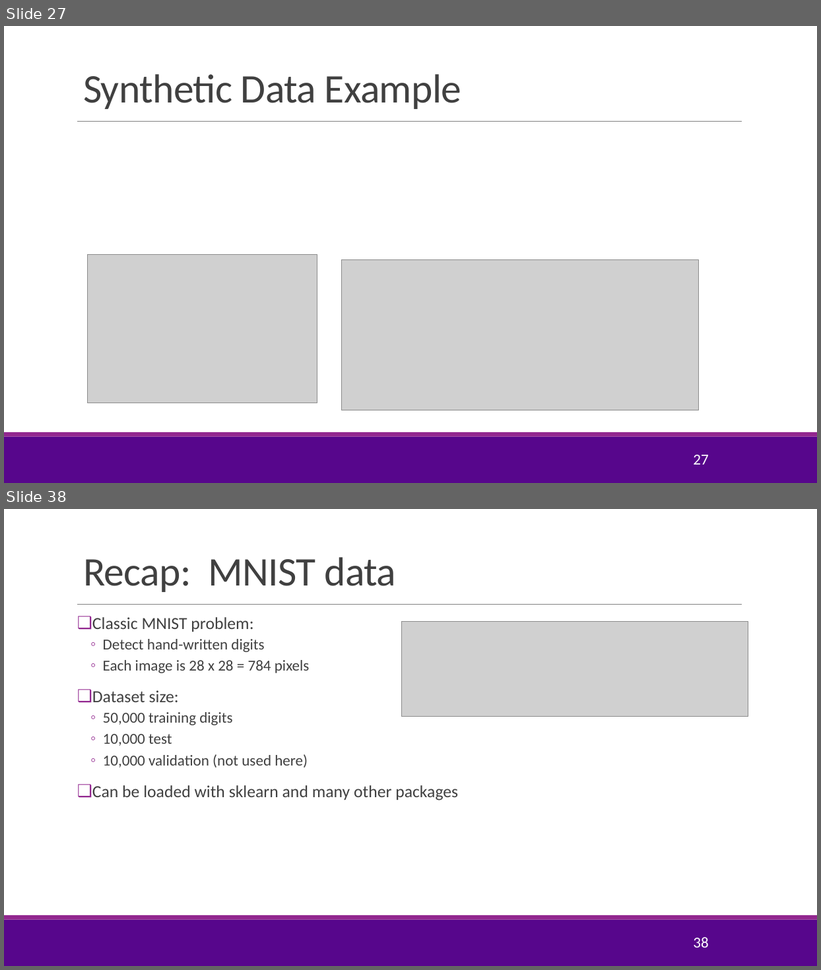
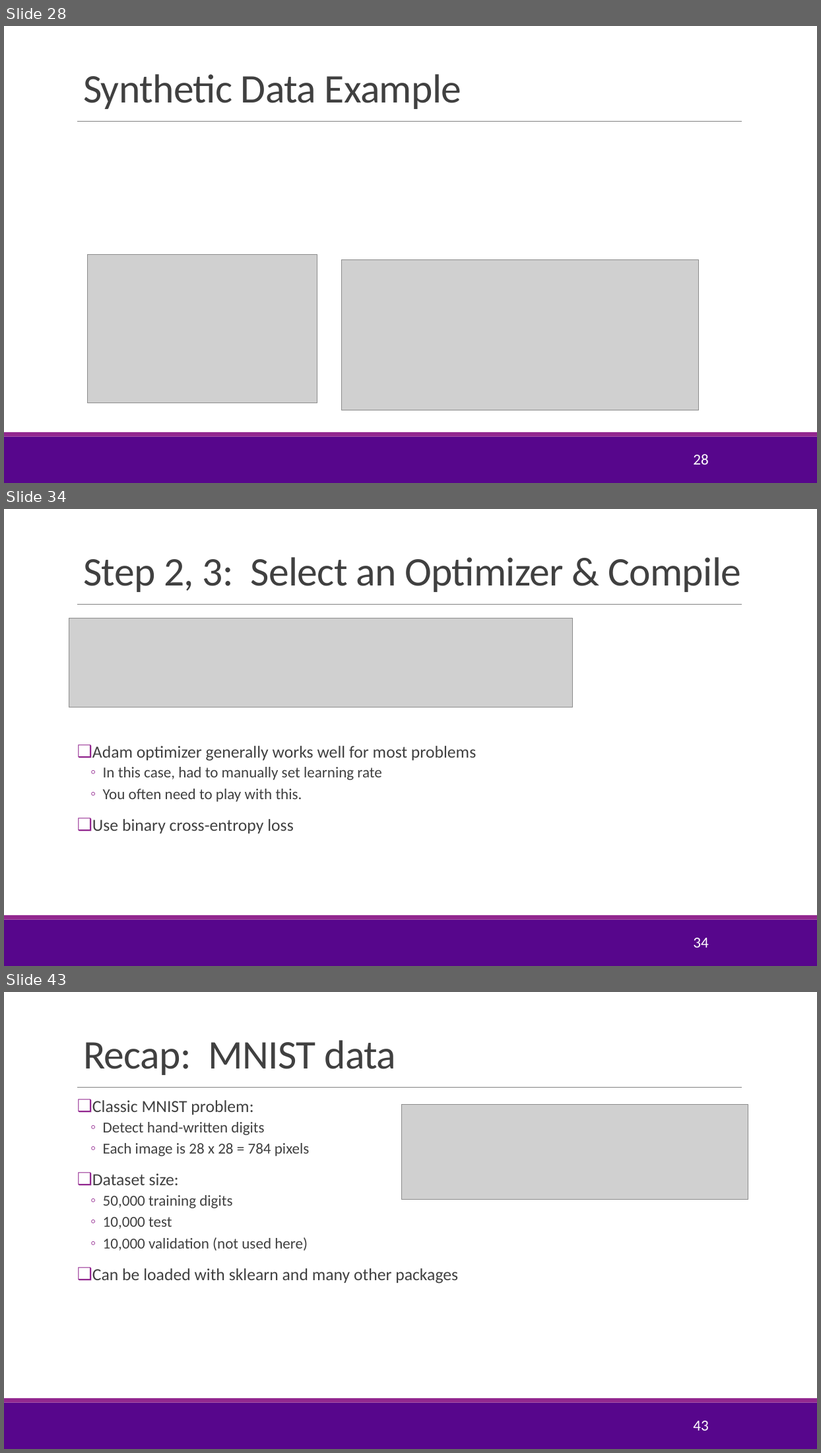
Before and after one commit to sdrangan/introml, a slide deck: lectures/Lect09_NeuralNet.pptx. Shown one above the other, each under a label of ours: slides 27 and 38 before the commit, slides 28, 34 and 43 after it; the slides between them are not shown. The pictures are 821x970 and 821x1453 pixels, drawn with LibreOffice and Linux fonts; fonts in the diff are those of the drawing; grey boxes stand for pictures; background and template pictures are left out. Boxes give left, top, right and bottom in pixels: in the first picture for what was removed or moved away, otherwise in the second. Text is boxed around its words. In the diff, an @@ line names an element or a change of style, - is before the commit and + after.

```diff
--- a/lectures/Lect09_NeuralNet.pptx
+++ b/lectures/Lect09_NeuralNet.pptx
@@ slide 34 added at (x1=4, y1=509, x2=817, y2=966), background #FFFFFF; not listed: 3 template elements that a slide beside it also shows @@
@@ title added at (x1=83, y1=557, x2=741, y2=592), 48 pt, text #404040 @@
+Step 2, 3: Select an Optimizer & Compile
@@ picture added at (x1=69, y1=618, x2=573, y2=708) @@
@@ text added at (x1=92, y1=746, x2=476, y2=834), 20 pt, text #404040 @@
+❑ Adam optimizer generally works well for most problems
+  ◦ In this case, had to manually set learning rate
+  ◦ You often need to play with this.
+❑ Use binary cross-entropy loss
@@ page number added at (x1=693, y1=938, x2=708, y2=948), 18 pt, text #FFFFFF @@
+34
@@ what was slide 27 is now slide 28 @@
@@ page number at (x1=693, y1=454, x2=708, y2=465): text changed @@
-27
+28
@@ what was slide 38 is now slide 43 @@
@@ page number at (x1=693, y1=1421, x2=708, y2=1431): text changed @@
-38
+43
```
Also in this commit, not shown: 8 slides changed, 18 other slides added, 1 other file.
